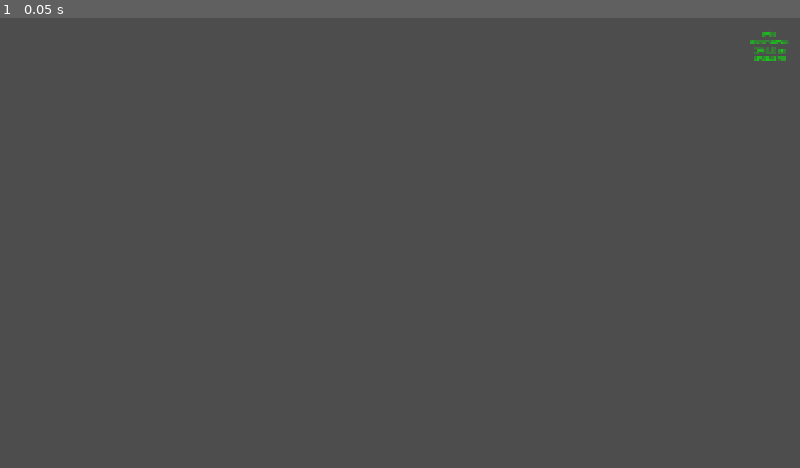
Above: before the commit, frame 1.
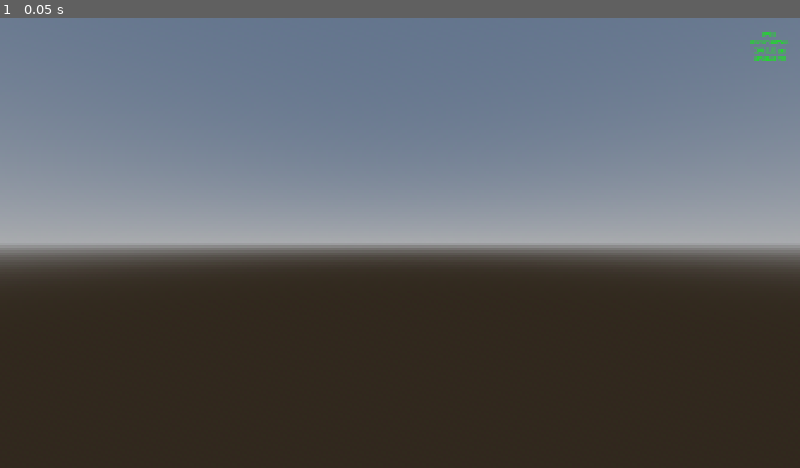
Above: after the commit, the same moment.

Repository: Mnzo/Turftle
Game: Godot game, scene res://levels/test_map.tscn
Two runs of this game, one before a commit and one after it. Both use one fixed random seed, a clock stepped at 60 frames per second and the inputs below.
Inputs:
- Up to frame 1 (0.05 s): no input

The runs differ from the first frame. In frame 1, 97% of the frame differs, in the area x 0-100%, y 0-100%.

Commit message:
Added basic player with collision and camera

Diff:
--- /dev/null
+++ b/core/player/player.tscn
@@ -0,0 +1,16 @@
+[gd_scene format=3 uid="uid://c8gul3bc0gbej"]
+
+[ext_resource type="Script" uid="uid://cog8kvngtxtef" path="res://core/player/scripts/camera.gd" id="1_symyc"]
+
+[sub_resource type="CapsuleShape3D" id="CapsuleShape3D_lsmk5"]
+
+[node name="Player" type="CharacterBody3D" unique_id=369326982]
+
+[node name="CollisionShape3D" type="CollisionShape3D" parent="." unique_id=1561155410]
+shape = SubResource("CapsuleShape3D_lsmk5")
+debug_color = Color(0.69411767, 0.49411765, 0, 0.8039216)
+
+[node name="CameraPivot" type="Node3D" parent="." unique_id=1083580607]
+
+[node name="Camera3D" type="Camera3D" parent="CameraPivot" unique_id=227915509]
+script = ExtResource("1_symyc")
--- /dev/null
+++ b/core/player/scripts/camera.gd
@@ -0,0 +1,52 @@
+extends Camera3D
+
+var _duration: float = 0.0
+var _period_in_ms: float = 0.0
+var _amplitude: float = 0.0
+var _timer: float = 0.0
+var _last_shook_timer:float = 0.0
+var _target_offset: Vector3 = Vector3.ZERO
+var _last_offset: Vector3 = Vector3.ZERO
+
+func _ready():
+	set_process(true)
+
+func _process(delta):
+	### CAMERA SHAKE ###
+	if _timer <= 0.0:
+		return
+
+	_timer -= delta
+	_last_shook_timer += delta
+
+	var intensity = _amplitude * (_timer / _duration)
+
+	if _last_shook_timer >= _period_in_ms:
+		_last_shook_timer = 0.0
+		_target_offset = Vector3(
+			randf_range(-intensity, intensity),
+			randf_range(-intensity, intensity),
+			0.0
+		)
+
+	var new_offset = _last_offset.lerp(_target_offset, delta * (1.0 / _period_in_ms) * 5.0)
+
+	position = position - _last_offset + new_offset
+	_last_offset = new_offset
+
+	_timer = _timer - delta
+	if _timer <= 0.0:
+		_timer = 0.0
+		reset_offset()
+
+func shake(duration, frequency, amplitude) -> void:
+	if frequency == 0: return
+	_duration = duration
+	_timer = duration
+	_period_in_ms = 1.0 / frequency
+	_amplitude = amplitude
+	reset_offset()
+
+func reset_offset() -> void:
+	position = position - _last_offset
+	_last_offset = Vector3.ZERO
--- a/levels/test_map.tscn
+++ b/levels/test_map.tscn
@@ -1,5 +1,6 @@
 [gd_scene format=3 uid="uid://cbkrub35lmqrn"]
 
+[ext_resource type="PackedScene" uid="uid://c8gul3bc0gbej" path="res://core/player/player.tscn" id="1_6eklp"]
 [ext_resource type="PackedScene" uid="uid://bv6lkod2p6e5o" path="res://utils/fps_counter.tscn" id="1_772xm"]
 
 [node name="TestMap" type="Node" unique_id=1993658909]
@@ -12,6 +13,8 @@
 
 [node name="Entities" type="Node3D" parent="World" unique_id=267274530]
 
+[node name="Player" parent="World/Entities" unique_id=369326982 instance=ExtResource("1_6eklp")]
+
 [node name="HUDLayer" type="CanvasLayer" parent="." unique_id=1894229798]
 
 [node name="PauseLayer" type="CanvasLayer" parent="." unique_id=515203458]
Not shown, added: core/player/scripts/camera.gd.uid
